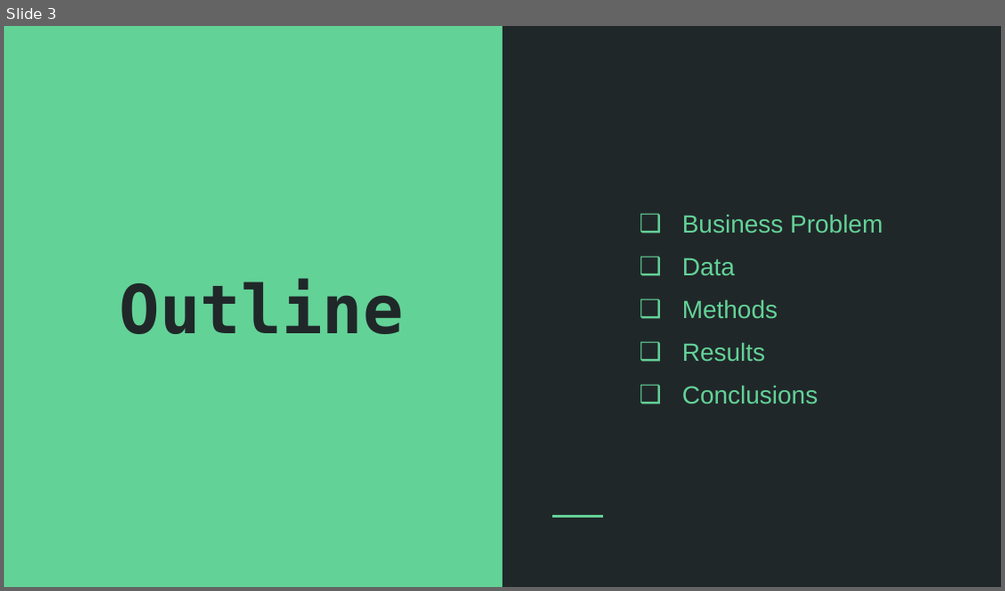
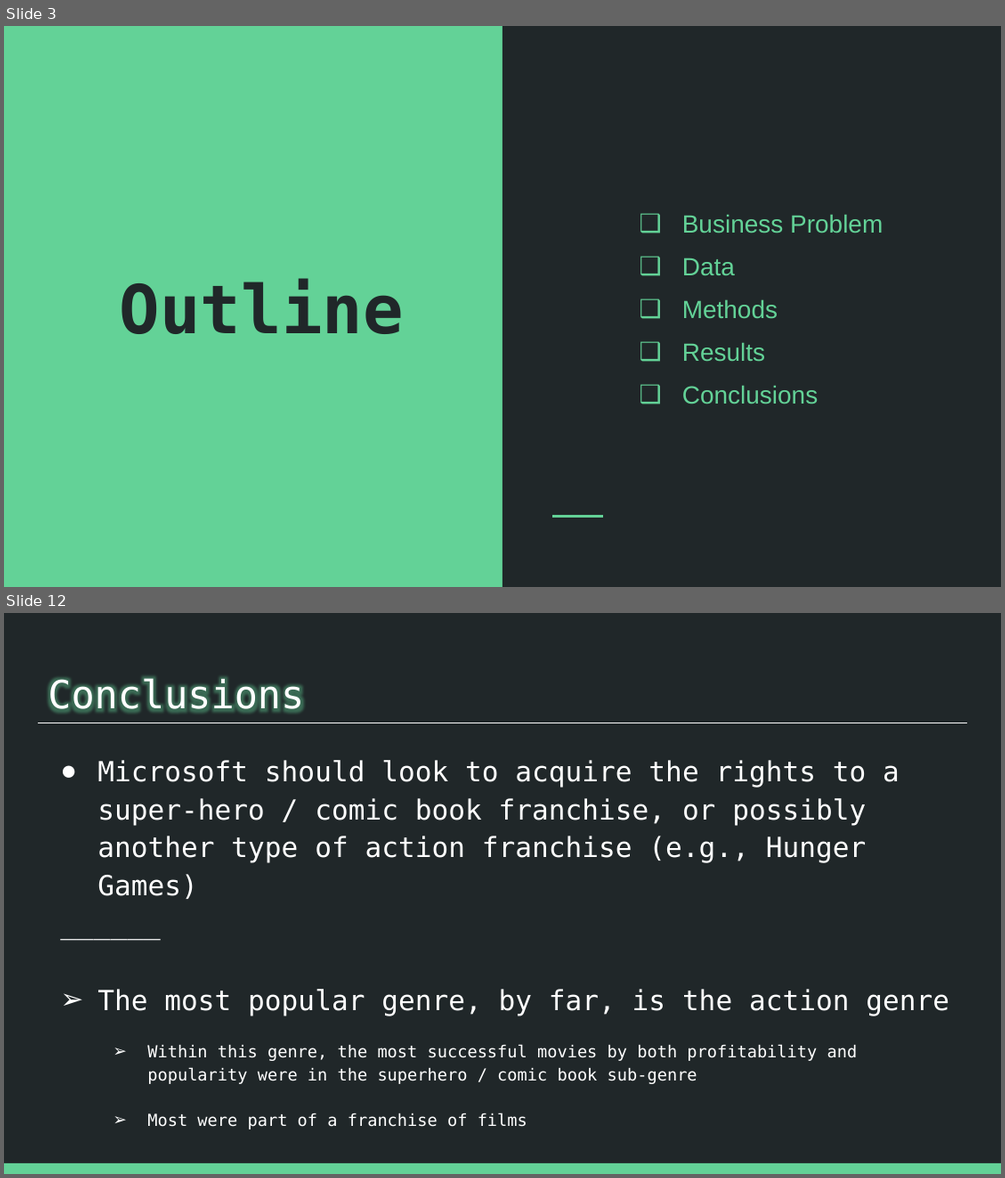
Before and after one commit to patrick-anastasio/Flatiron_DSC-Phase1_Project, a slide deck: Slide Deck.pptx. Shown one above the other, each under a label of ours: slide 3 before the commit, slides 3 and 12 after it; the slides between them are not shown. The pictures are 1005x591 and 1005x1178 pixels, drawn with LibreOffice and Linux fonts; fonts in the diff are those of the drawing. Boxes give left, top, right and bottom in pixels: in the first picture for what was removed or moved away, otherwise in the second. Text is boxed around its words. In the diff, an @@ line names an element or a change of style, - is before the commit and + after.

```diff
--- a/Slide Deck.pptx
+++ b/Slide Deck.pptx
@@ slide 12 added at [4,613,1001,1174], background #202729 @@
@@ title added at [48,677,304,717], 28 pt, text #FFFFFF @@
+Conclusions
@@ line added from (38, 722) to (967, 722), #FFFFFF 0.75 pt @@
@@ text added at [97,760,949,1129], 20 pt, text #FFFFFF @@
+● Microsoft should look to acquire the rights to a super-hero / comic book franchise, or possibly another type of action franchise (e.g., Hunger Games)
+______
+➢ The most popular genre, by far, is the action genre
+  ➢ Within this genre, the most successful movies by both profitability and popularity were in the superhero / comic book sub-genre
+  ➢ Most were part of a franchise of films
@@ rectangle added at [4,1163,1001,1174], fill #63D297 @@
```
Also in this commit, not shown: 4 slides changed, 7 other slides added, 3 slides removed, 11 other files.
